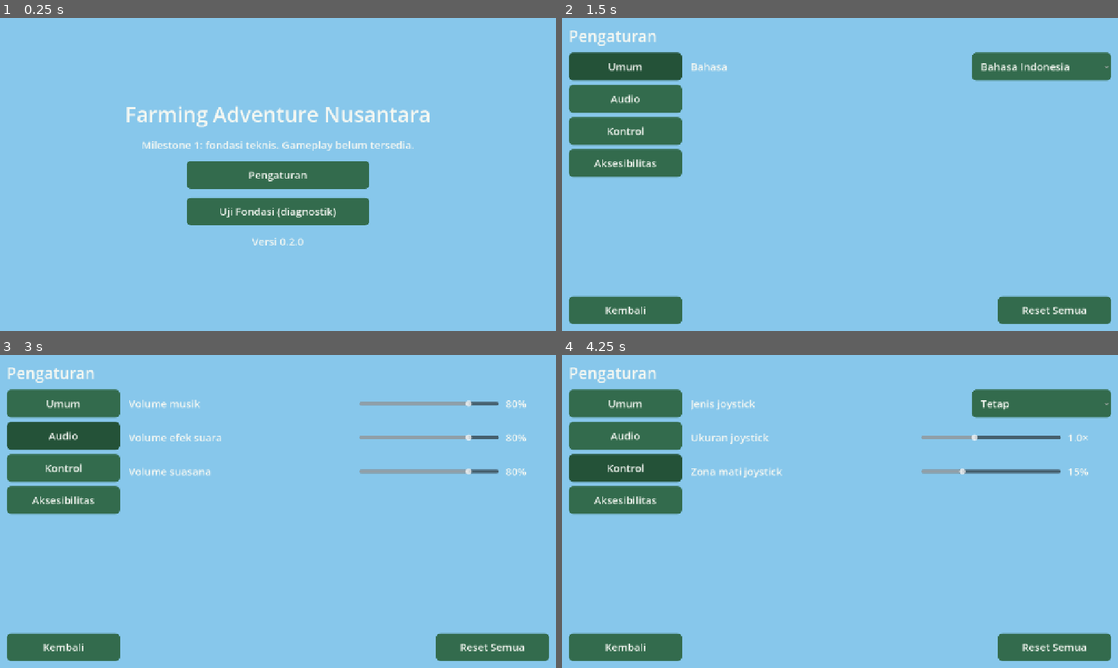
Above: before the commit, frames 1-4 (two rows, left to right).
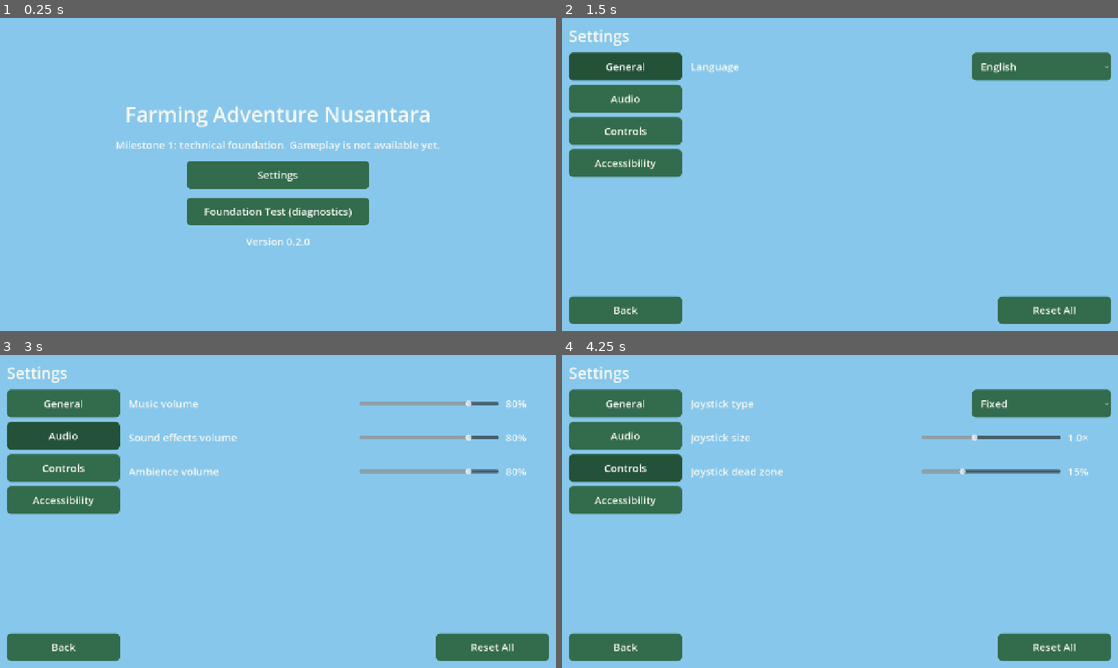
Above: after the commit, the same moments.

Repository: hadydaw/FARMING-ADVENTURE-NUSANTARA
Game: Godot game, scene res://game/boot/boot.tscn
The game is run twice, just before and just after one commit, with the same random seed, the same clock (stepped at 60 frames per second) and the same inputs.
Inputs (mouse positions are in pixels of both pictures, inside the frame that each line leads up to):
- Up to frame 1 (0.25 s): no input
- Up to frame 2 (1.5 s): click (840, 174) at 0.5 s, where only the run before the commit has a clickable "Pengaturan"; click (623, 68) at 1.25 s, where only the run before the commit has a clickable "Umum"
- Up to frame 3 (3 s): click (61, 405) at 2 s, where only the run after the commit has a clickable "General"; click "Audio" at 2.75 s
- Up to frame 4 (4.25 s): click (623, 467) at 3.5 s, where only the run before the commit has a clickable "Kontrol"

The runs differ from the first frame. In frame 1, 1.5% of the frame differs, in the area x 21-79%, y 39-73%; in frame 2, 1.4%; in frame 3, 1.6%; in frame 4, 1.6%, in the area x 1-95%, y 3-95%.

Commit message:
Bahasa bawaan Inggris (tidak mengikuti bahasa perangkat)
Co-Authored-By: Claude Sonnet 5.5 <noreply@anthropic.com>
Claude-Session: https://claude.ai/code/session_011Entza5SoCyMwr8kuup11f

Diff:
--- a/game/data/settings_schema.json
+++ b/game/data/settings_schema.json
@@ -1,5 +1,5 @@
 [
-	{"id": "language", "category": "general", "type": "enum", "options": ["id", "en"], "default": "id", "default_from_device": true, "scope": "account", "label_key": "SET_LANGUAGE", "option_keys": {"id": "SET_LANG_ID", "en": "SET_LANG_EN"}},
+	{"id": "language", "category": "general", "type": "enum", "options": ["id", "en"], "default": "en", "scope": "account", "label_key": "SET_LANGUAGE", "option_keys": {"id": "SET_LANG_ID", "en": "SET_LANG_EN"}},
 	{"id": "music_volume", "category": "audio", "type": "float", "min": 0.0, "max": 1.0, "step": 0.05, "default": 0.8, "scope": "account", "label_key": "SET_MUSIC_VOLUME", "format": "percent"},
 	{"id": "sfx_volume", "category": "audio", "type": "float", "min": 0.0, "max": 1.0, "step": 0.05, "default": 0.8, "scope": "account", "label_key": "SET_SFX_VOLUME", "format": "percent"},
 	{"id": "ambience_volume", "category": "audio", "type": "float", "min": 0.0, "max": 1.0, "step": 0.05, "default": 0.8, "scope": "account", "label_key": "SET_AMBIENCE_VOLUME", "format": "percent"},
--- a/project.godot
+++ b/project.godot
@@ -37,7 +37,7 @@
 
 [internationalization]
 
-locale/fallback="id"
+locale/fallback="en"
 locale/translations=PackedStringArray("res://game/i18n/translations.id.translation", "res://game/i18n/translations.en.translation")
 
 [rendering]
--- a/tests/unit/test_localization.gd
+++ b/tests/unit/test_localization.gd
@@ -53,4 +53,4 @@
 	check_eq(id_text, "Pengaturan", "id termuat")
 	check_eq(en_text, "Foundation Test (diagnostics)", "en termuat")
 	TranslationServer.set_locale("id")
-	check_eq(str(ProjectSettings.get_setting("internationalization/locale/fallback")), "id", "fallback id")
+	check_eq(str(ProjectSettings.get_setting("internationalization/locale/fallback")), "en", "fallback en")
--- a/tests/unit/test_settings.gd
+++ b/tests/unit/test_settings.gd
@@ -23,7 +23,7 @@
 	var s := _fresh()
 
 	check(s.categories().has("audio") and s.categories().has("controls"), "kategori ada")
-	check(["id", "en"].has(s.get_value("language")), "bahasa awal id/en")
+	check_eq(s.get_value("language"), "en", "bahasa bawaan Inggris, tidak mengikuti bahasa perangkat")
 	check_near(float(s.get_value("music_volume")), 0.8, "default volume musik")
 
 	# Validasi dan pembatasan.
Not shown, changed: docs/project/PROGRESS_LOG.md
